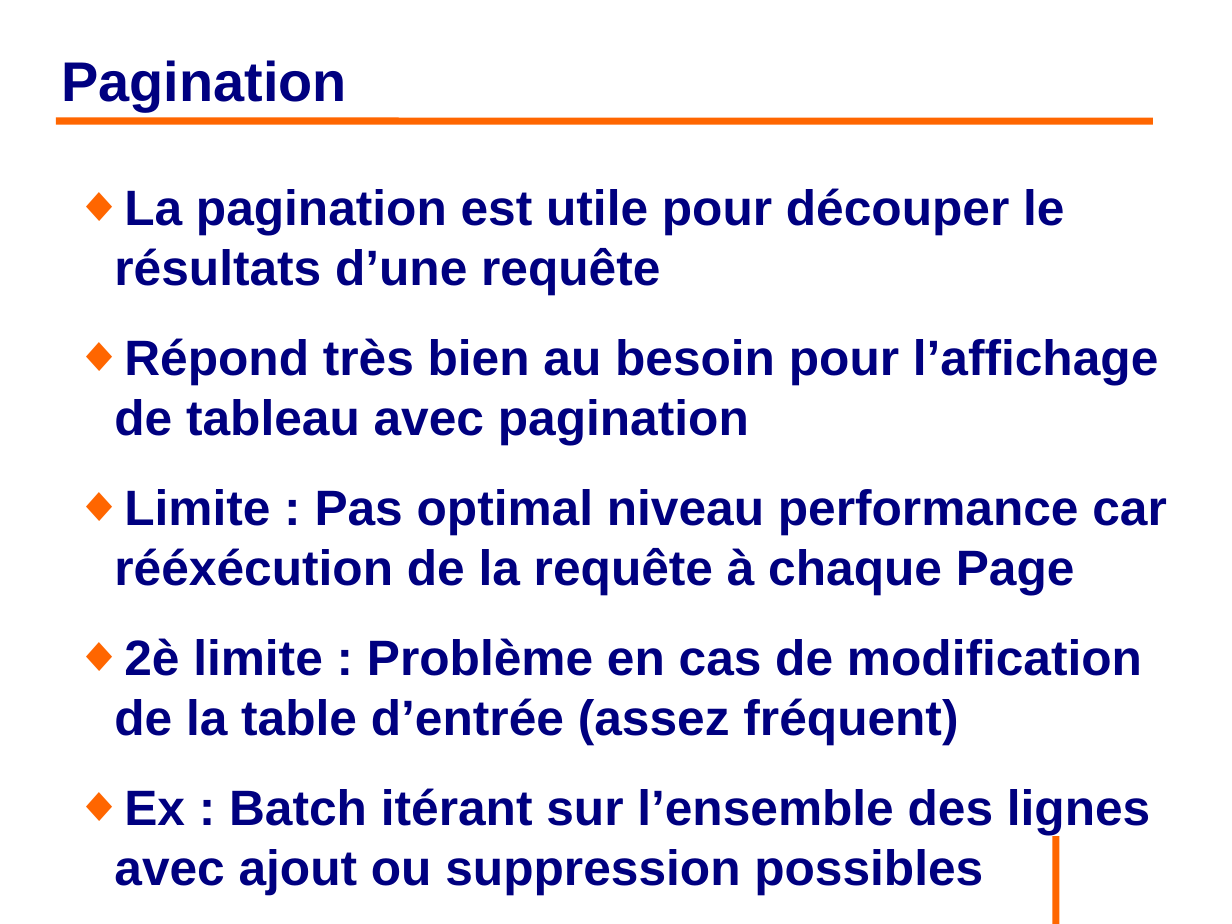
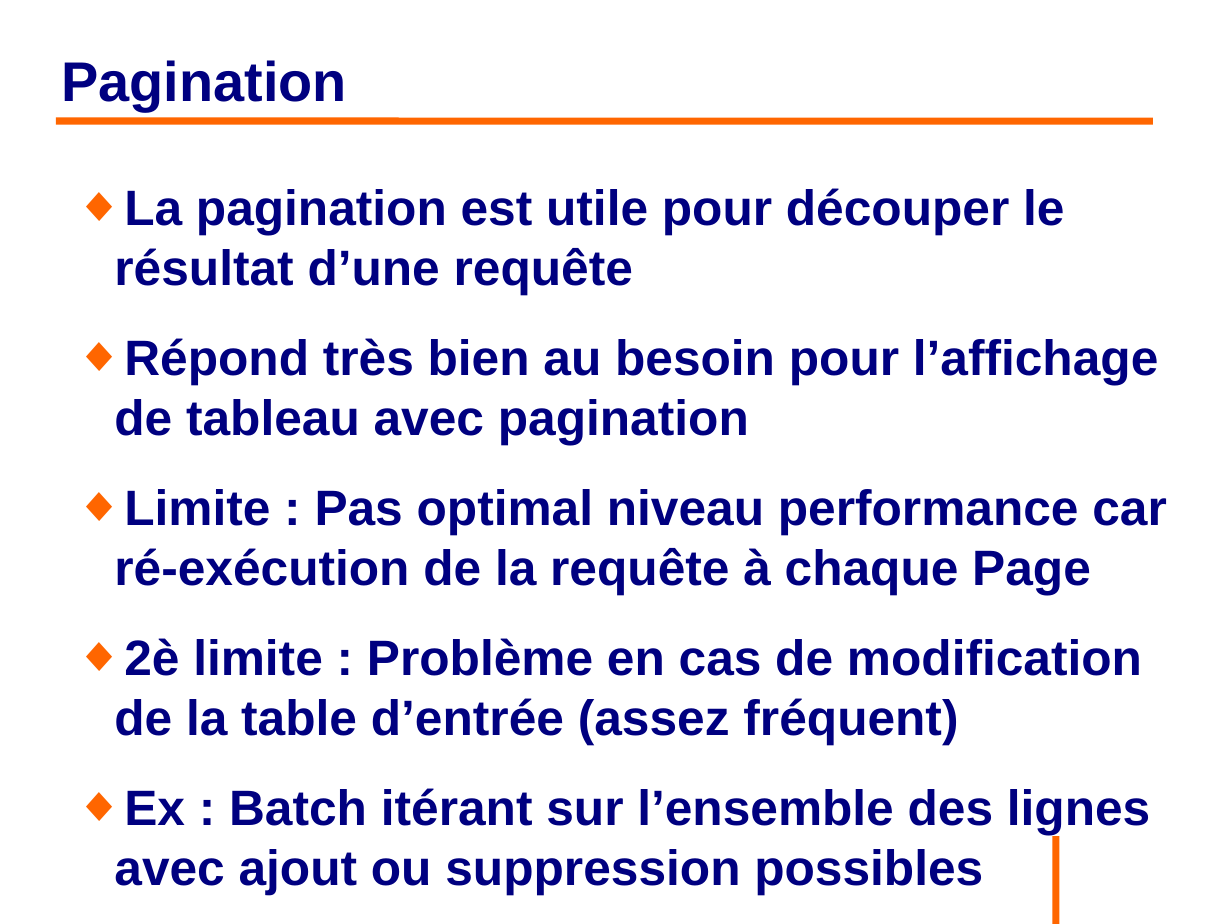
Before and after one commit to philphils/formation-hibernate-avancee, a slide deck: slide 36 of Documentation/diapo_formation_hibernate_avancee.odp. Drawn at 1232x924 pixels with LibreOffice and Linux fonts; fonts in the diff are those of the drawing; background and template pictures are left out. Boxes give left, top, right and bottom in pixels: in the first picture for what was removed or moved away, otherwise in the second. Text is boxed around its words. In the diff, an @@ line names an element or a change of style, - is before the commit and + after.

```diff
--- a/Documentation/diapo_formation_hibernate_avancee.odp
+++ b/Documentation/diapo_formation_hibernate_avancee.odp
@@ text at (114,188,1064,294): text changed @@
-◆ La pagination est utile pour découper le résultats d’une requête
+◆ La pagination est utile pour découper le résultat d’une requête
@@ text at (114,489,1167,594): text changed @@
-◆ Limite : Pas optimal niveau performance car rééxécution de la requête à chaque Page
+◆ Limite : Pas optimal niveau performance car ré-exécution de la requête à chaque Page
```
Also in this commit, not shown: 7 other slides changed.
